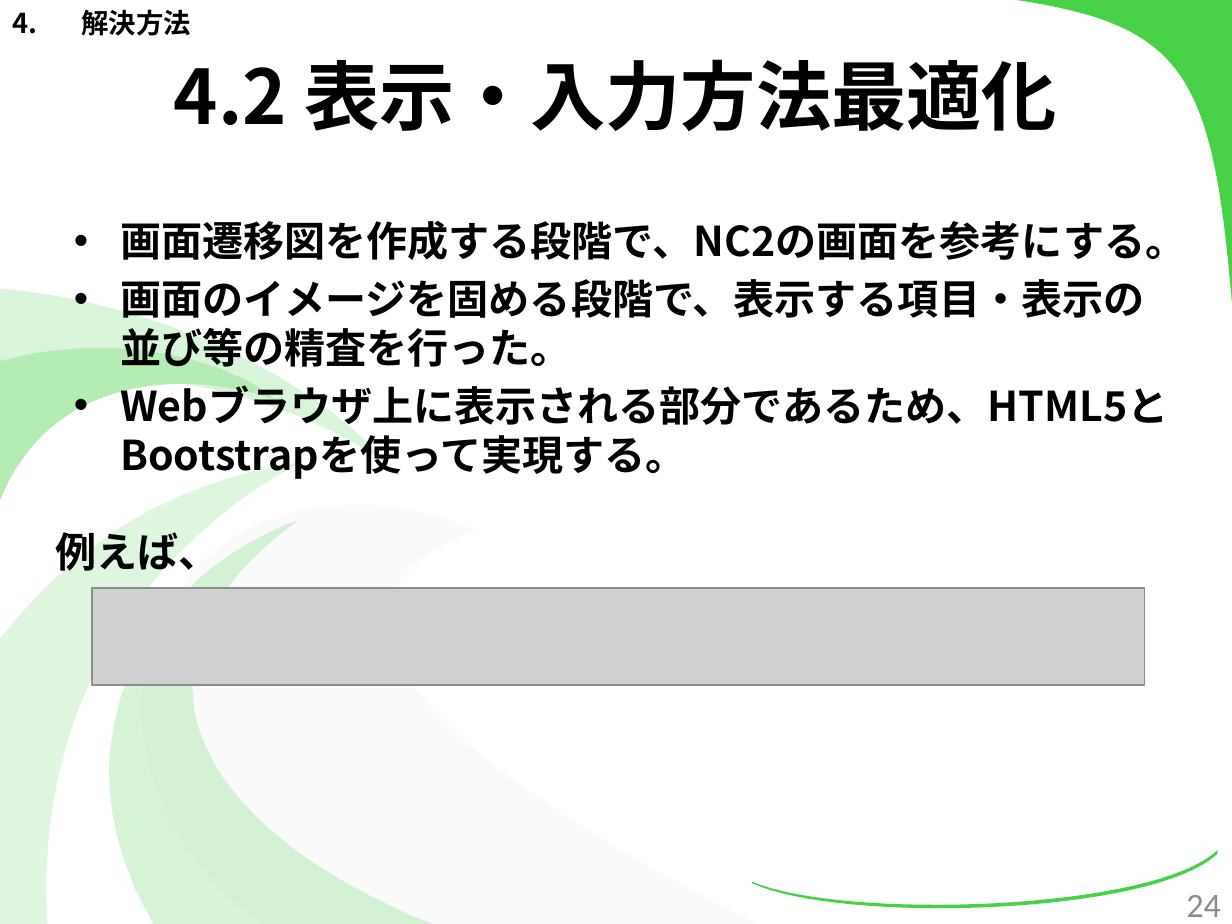
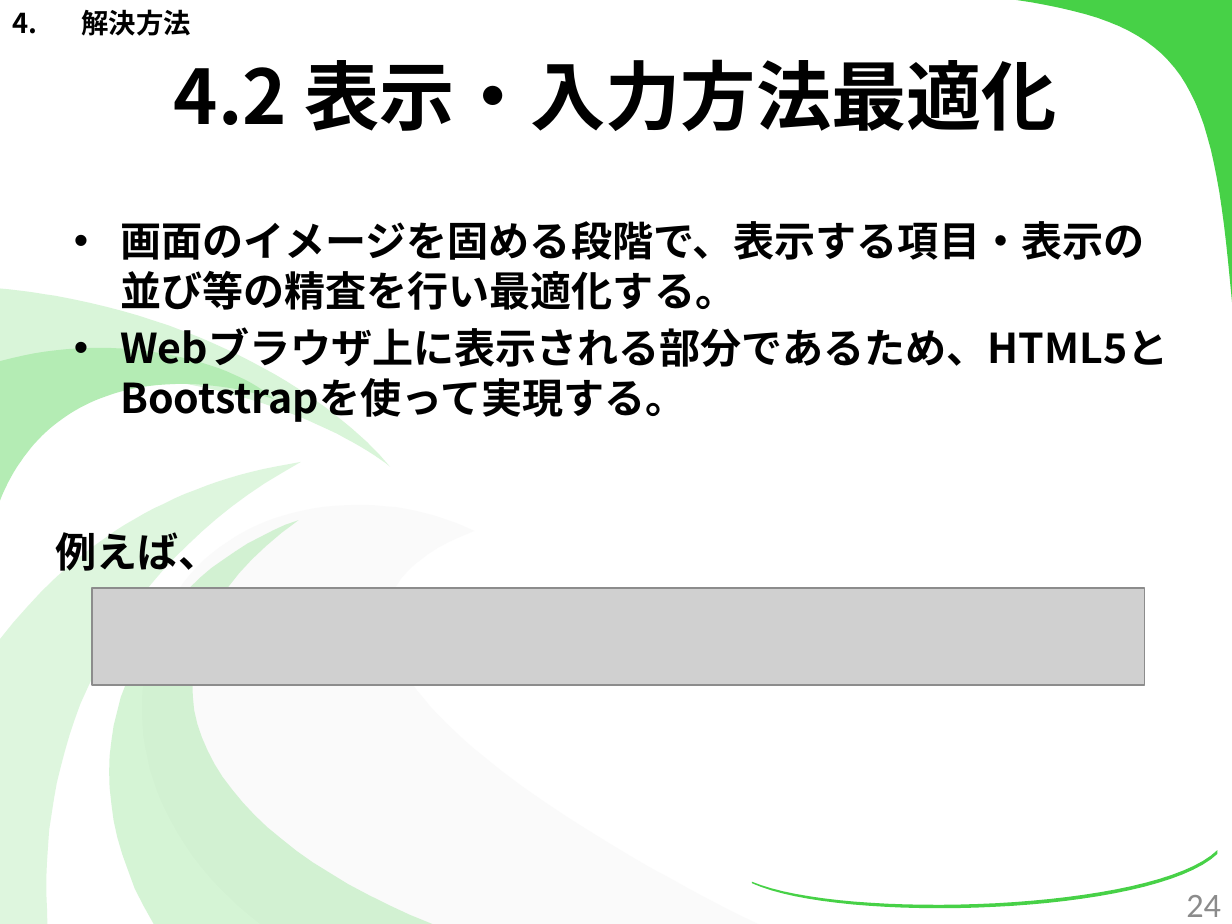
Before and after one commit to kotaro0717/Report-Management, a slide deck: slide 24 of PowerPoint/report_hokada.pptx. Drawn at 1232x924 pixels with LibreOffice and Linux fonts; fonts in the diff are those of the drawing; grey boxes stand for pictures. Boxes give left, top, right and bottom in pixels: in the first picture for what was removed or moved away, otherwise in the second. Text is boxed around its words. In the diff, an @@ line names an element or a change of style, - is before the commit and + after.

Commit message:
パワポの目次 一通り作成

```diff
--- a/PowerPoint/report_hokada.pptx
+++ b/PowerPoint/report_hokada.pptx
@@ text at (120, 221, 1144, 310): text changed @@
-• 画面遷移図を作成する段階で、NC2の画面を参考にする。
-• 画面のイメージを固める段階で、表示する項目・表示の並び等の精査を行った。
+• 画面のイメージを固める段階で、表示する項目・表示の並び等の精査を行い最適化する。
```
Also in this commit, not shown: 8 other slides changed, 2 slides added.
